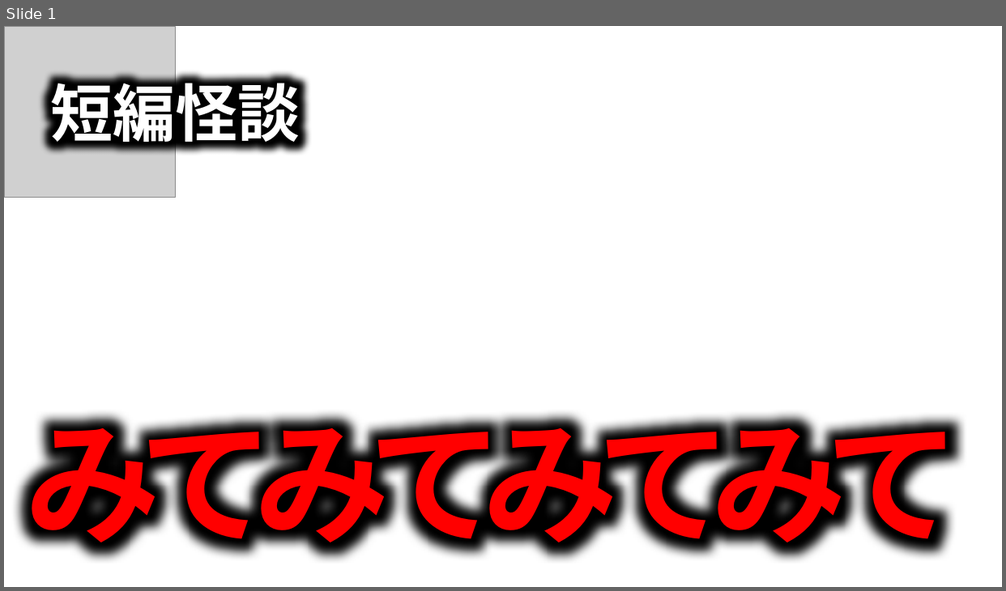
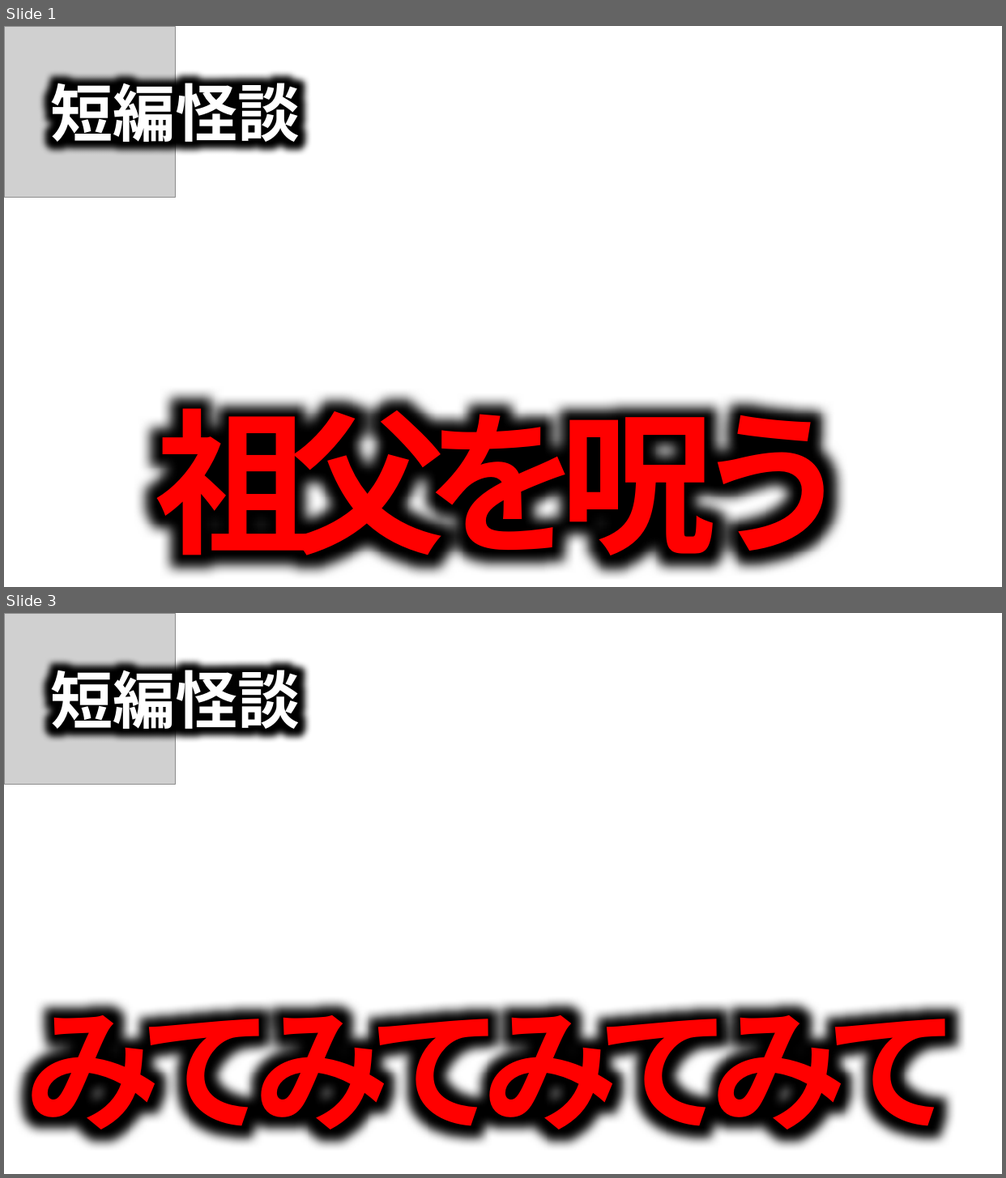
Before and after one commit to takeko333/ContentGenerator, a slide deck: bkup/Channels/ほたてまだこ/サムネイル_Horror.pptx. Shown one above the other, each under a label of ours: slide 1 before the commit, slides 1 and 3 after it; the slides between them are not shown. The pictures are 1006x591 and 1006x1178 pixels, drawn with LibreOffice and Linux fonts; fonts in the diff are those of the drawing; grey boxes stand for pictures; background and template pictures are left out. Boxes give left, top, right and bottom in pixels: in the first picture for what was removed or moved away, otherwise in the second. Text is boxed around its words. In the diff, an @@ line names an element or a change of style, - is before the commit and + after.

```diff
--- a/bkup/Channels/ほたてまだこ/サムネイル_Horror.pptx
+++ b/bkup/Channels/ほたてまだこ/サムネイル_Horror.pptx
@@ slide 1 added at [4,26,1002,587], background picture (left out) @@
@@ picture added at [4,26,176,198] @@
@@ text added at [50,73,300,152], 60 pt, text #FFFFFF, bold @@
+短編怪談
@@ text added at [155,382,851,579], 150 pt, text gradient #FF0000 to #000000, bold @@
+祖父を呪う
@@ what was slide 1 is now slide 3 @@
```
Also in this commit, not shown: 1 other slide added, 4 slides removed, 2 other files.
